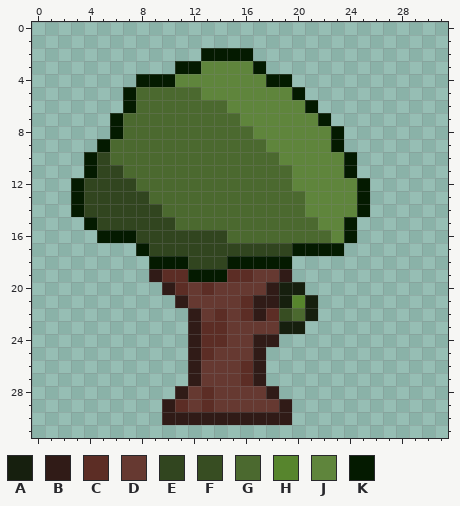
Edited in one commit: pixel-art sprite (arbol.png). That is the earlier state.
The file is 32x32 pixels.
Palette (. is transparent): A #161f0e  B #301b17  C #5c2d25  D #663931  E #31451f  F #374d22  G #4b692f  H #57852d  J #5f853c  K #041a00
Pixels before, first column x 3:
 2 ..........KKKK.........
 3 ........KKJJJJK........
 4 .....KKKJJJJJJJKK......
 5 ....KGGGGGJJJJJJJK.....
 6 ....KGGGGGGGJJJJJJK....
 7 ...KGGGGGGGGGJJJJJJK...
 8 ...KGGGGGGGGGGJJJJJJK..
 9 ..KGGGGGGGGGGGGJJJJJK..
10 .KEGGGGGGGGGGGGGJJJJJK.
11 .KEEGGGGGGGGGGGGGJJJJK.
12 KEEEEGGGGGGGGGGGGJJJJJK
13 KEEEEEGGGGGGGGGGGGJJJJK
14 KEEEEEEGGGGGGGGGGGJJJJK
15 .KEEEEEEGGGGGGGGGGGJJK.
16 ..KKKEEEEEEEGGGGGGGGJK.
17 .....KEEEEEEEEEEEKKKK..
18 ......KKKEEEKKKKK......
19 ......BCCKKKCCDDB......
20 .......BCDCDDDDBAA.....
21 ........BDDDDCBBAHA....
22 .........BDCDCBCFGA....
23 .........BCCDDDDAA.....
24 .........BCCDDBB.......
25 .........BCDDDB........
26 .........BDDDCB........
27 .........BDDDCB........
28 ........BDCDDDDB.......
29 .......BCDCDDDDDB......
30 .......BBBBBBBBBB......
After the commit:
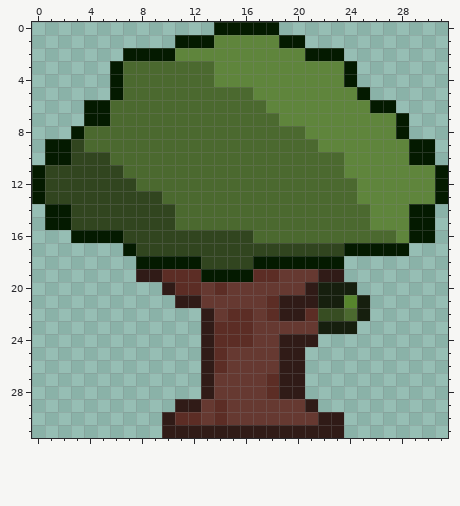
The exact change:
Changed rows in their new state; - is an unchanged pixel.
first column x 0:
 0 --------------KKKKK-------------
 1 -----------KKKJJJJJKK-----------
 2 -------KKKKJJJJJJJJJJKKK--------
 3 ------KGGGGGGG---JJJJJJJK-------
 4 ------KGGGGGGG----JJJJJJK-------
 5 ------KG-----GGGG---JJJJJK------
 6 ----KKGG-------GGG---JJJJJKK----
 7 ----KKG---------GGG---JJJJJJK---
 8 ---KGGG----------GGGG--JJJJJK---
 9 -KKEGG------------GGGG-JJJJJJKK-
10 -KKEE--------------GGGGGJJJJJKK-
11 KEEEE---------------GGGGJJJJJJJK
12 KEEE----------------GGGGGJJJJJJK
13 KEEE-----E-----------GGGGJJJJJJK
14 -KKE------E----------GGGGGJJJKK-
15 -KKEE-----------------GGGGJJJKK-
16 ---KK--E-------EE------GGGGGJKK-
17 -------KE-----------EEEEKKKKK---
18 --------K---K--EE---KKKK--------
19 --------B---C--KKCCDDDBB--------
20 ------------CDC---DDDBAAA-------
21 ------------B---DDCBBBAAHA------
22 ------------.BDC-D-BBCFFGA------
23 ------------.B-CC--DDDAAA-------
24 ------------.B-CCDDBBB----------
25 ------------.BC--DDBB-----------
26 ------------.BC-DDDBB-----------
27 ------------.B--DDCBB-----------
28 -----------..B----CBB-----------
29 ----------.BBDC----DDB----------
30 -----------CCDCDDDDDDDBB--------
31 ----------BBBBBBBBBBBBBB--------
Boxes around the changes in both pictures, in picture pixels (x1, y1, x2, y2):
changed: (32, 22, 448, 438)
